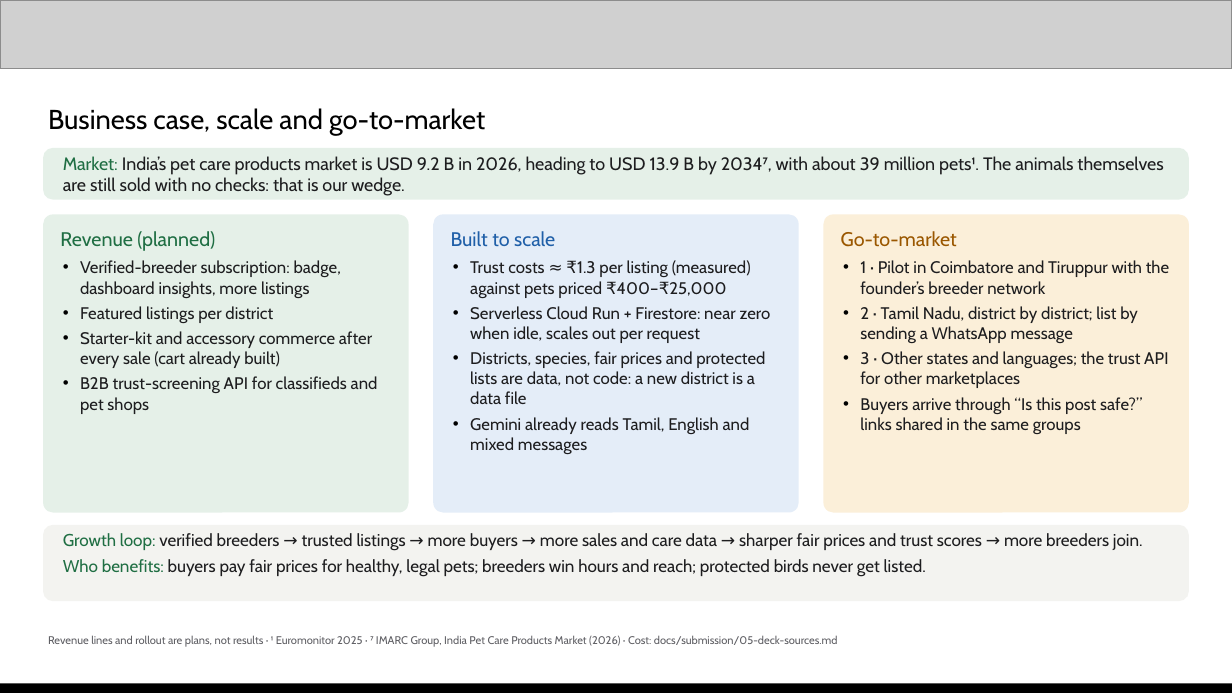
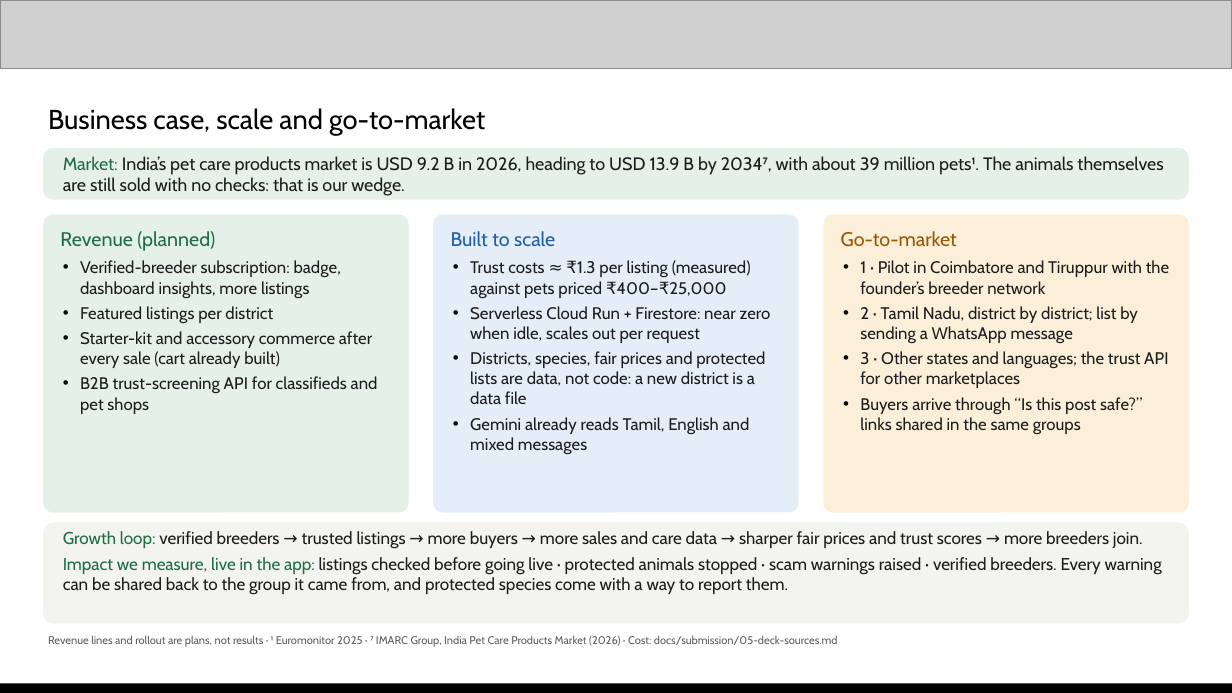
Before and after one commit to sudarsan-22/breedernear-ai, a slide deck: slide 11 of docs/submission/BreederNear-AI-deck.pptx. Drawn at 1232x693 pixels with LibreOffice and Linux fonts; fonts in the diff are those of the drawing; grey boxes stand for pictures. Boxes give left, top, right and bottom in pixels: in the first picture for what was removed or moved away, otherwise in the second. Text is boxed around its words. In the diff, an @@ line names an element or a change of style, - is before the commit and + after.

```diff
--- a/docs/submission/BreederNear-AI-deck.pptx
+++ b/docs/submission/BreederNear-AI-deck.pptx
@@ rounded rectangle: place and size @@
-rounded rectangle at bbox=[43, 525, 1189, 601]
+rounded rectangle at bbox=[43, 522, 1189, 623]
@@ rounded rectangle at bbox=[43, 522, 1189, 623]: proportions changed @@
@@ text at bbox=[63, 557, 1162, 595]: text changed @@
-Who benefits: buyers pay fair prices for healthy, legal pets; breeders win hours and reach; protected birds never get listed.
+Impact we measure, live in the app: listings checked before going live · protected animals stopped · scam warnings raised · verified breeders. Every warning can be shared back to the group it came from, and protected species come with a way to report them.
```
Also in this commit, not shown: 2 other slides changed, 17 other files.
